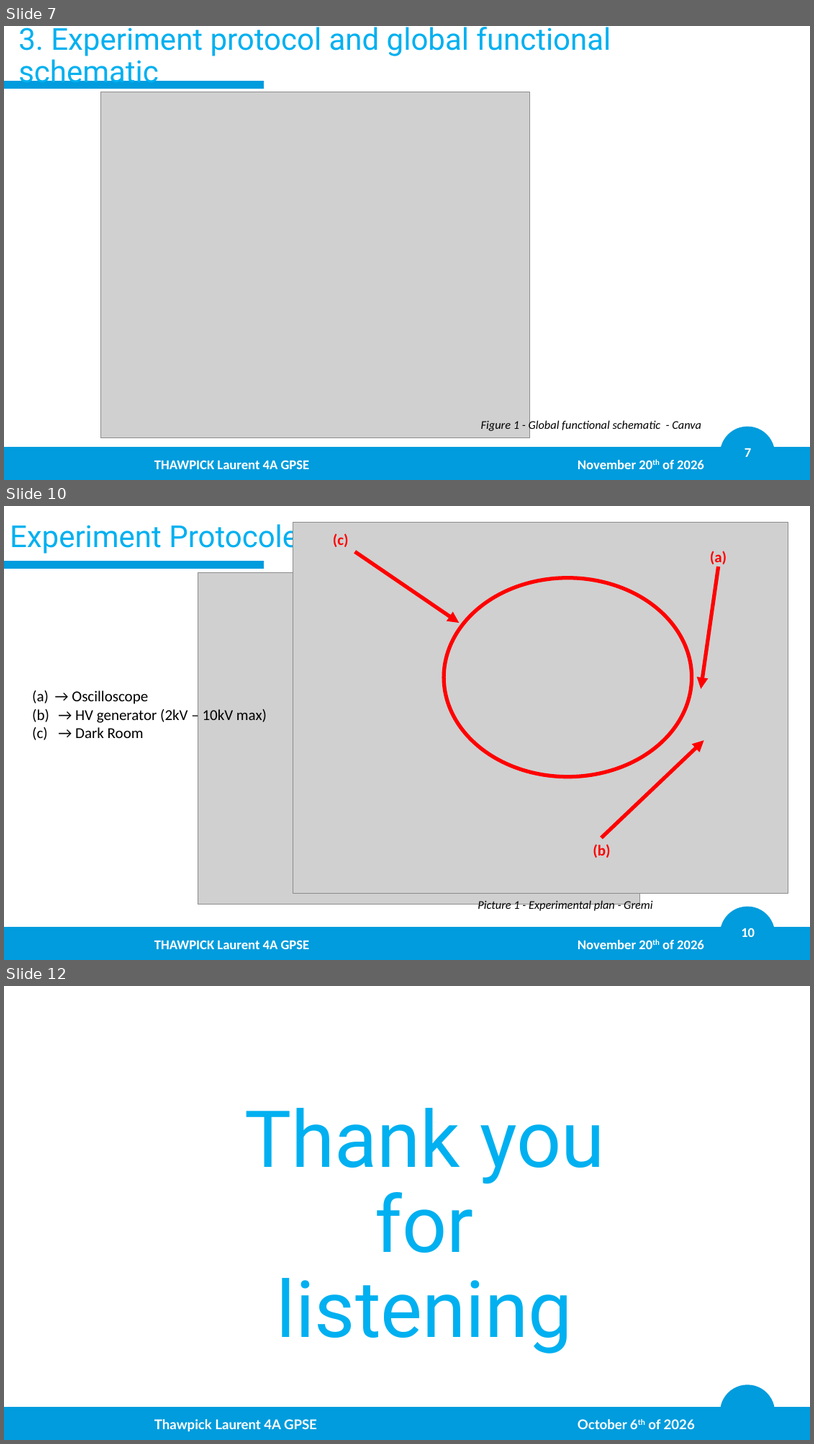
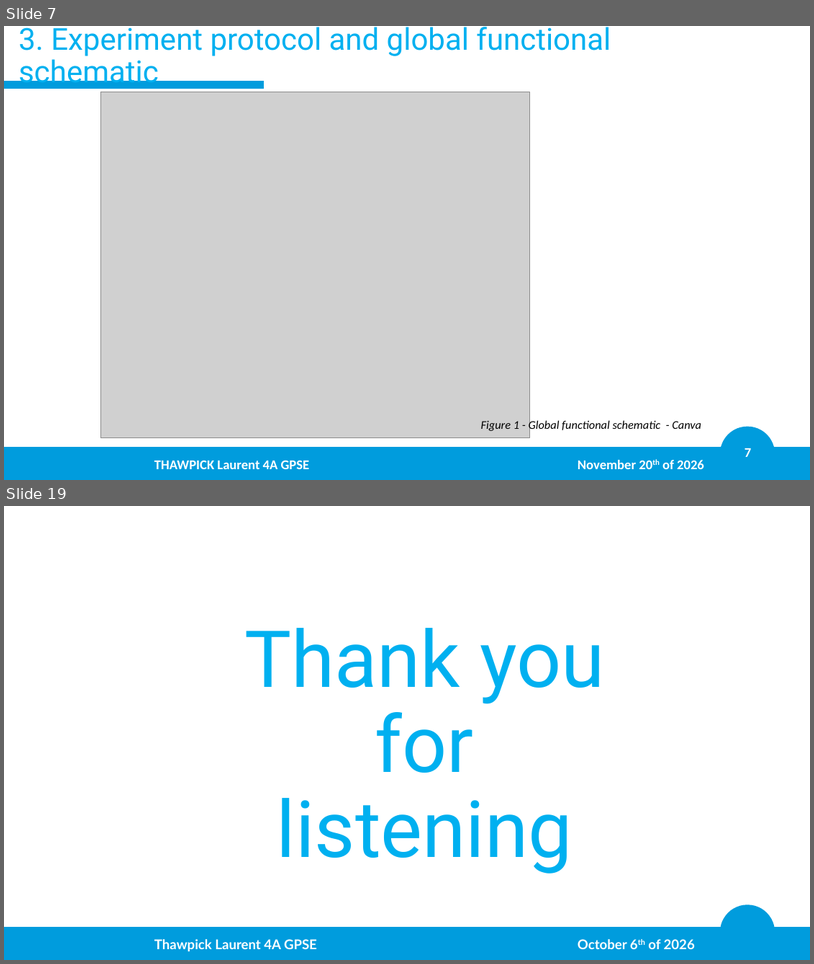
Before and after one commit to LaurentThaw/plasma-tubing, a slide deck: PDR for 20.11.26/PDR.pptx. Shown one above the other, each under a label of ours: slides 7, 10 and 12 before the commit, slides 7 and 19 after it; the slides between them are not shown. The pictures are 814x1444 and 814x964 pixels, drawn with LibreOffice and Linux fonts; fonts in the diff are those of the drawing; grey boxes stand for pictures; background and template pictures are left out. Boxes give left, top, right and bottom in pixels: in the first picture for what was removed or moved away, otherwise in the second. Text is boxed around its words. In the diff, an @@ line names an element or a change of style, - is before the commit and + after.

```diff
--- a/PDR for 20.11.26/PDR.pptx
+++ b/PDR for 20.11.26/PDR.pptx
@@ slide 10 removed at (4, 506, 810, 960), background #FFFFFF; not listed: 4 template elements that a slide beside it also shows @@
@@ title removed at (10, 522, 298, 554) @@
-Experiment Protocole
@@ picture removed at (293, 522, 788, 893) @@
@@ text removed at (333, 533, 349, 547) @@
-(c)
@@ arrow removed from (355, 551) to (460, 623) @@
@@ arrow removed from (719, 566) to (702, 689) @@
@@ text removed at (710, 551, 727, 567) @@
-(a)
@@ picture removed at (198, 572, 640, 904) @@
@@ ellipse removed at (445, 578, 692, 777) @@
@@ text removed at (72, 690, 267, 738) @@
-(a) → Oscilloscope
-(b) → HV generator (2kV – 10kV max)
-(c) → Dark Room
@@ arrow removed from (602, 837) to (705, 740) @@
@@ text removed at (593, 844, 610, 857) @@
-(b)
@@ text removed at (478, 899, 653, 912) @@
-Picture 1 - Experimental plan - Gremi
@@ text removed at (154, 939, 705, 949) @@
-THAWPICK Laurent 4A GPSE November 20th of 2026
@@ what was slide 12 is now slide 19 @@
```
Also in this commit, not shown: 3 slides changed, 9 slides added, 1 other slide removed, 3 other files.
